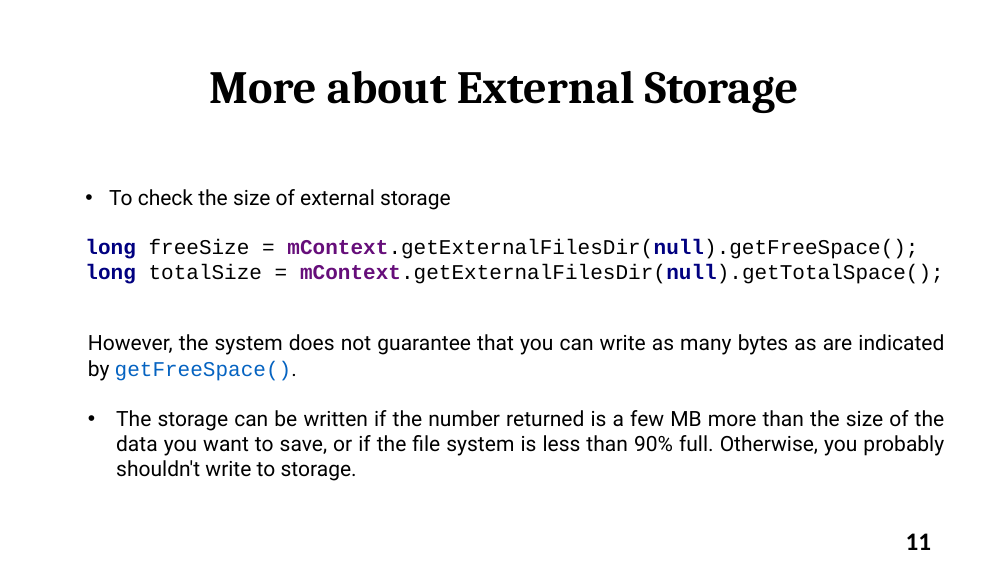
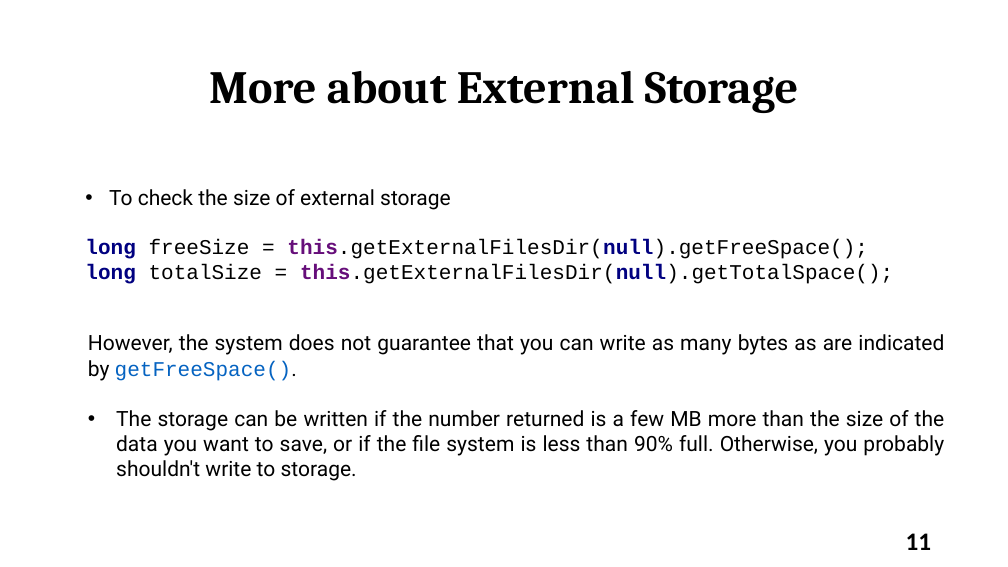
Before and after one commit to varanee/Course, a slide deck: slide 11 of Mobile_App_Dev/Week6/Lec6.odp. Drawn at 1008x567 pixels with LibreOffice and Linux fonts; fonts in the diff are those of the drawing. Boxes give left, top, right and bottom in pixels: in the first picture for what was removed or moved away, otherwise in the second. Text is boxed around its words. In the diff, an @@ line names an element or a change of style, - is before the commit and + after.

```diff
--- a/Mobile_App_Dev/Week6/Lec6.odp
+++ b/Mobile_App_Dev/Week6/Lec6.odp
@@ text at bbox=[85, 239, 893, 284]: text changed @@
-long freeSize = mContext.getExternalFilesDir(null).getFreeSpace();
-long totalSize = mContext.getExternalFilesDir(null).getTotalSpace();
+long freeSize = this.getExternalFilesDir(null).getFreeSpace();
+long totalSize = this.getExternalFilesDir(null).getTotalSpace();
```
Also in this commit, not shown: 3 other slides changed, 11 other files.
